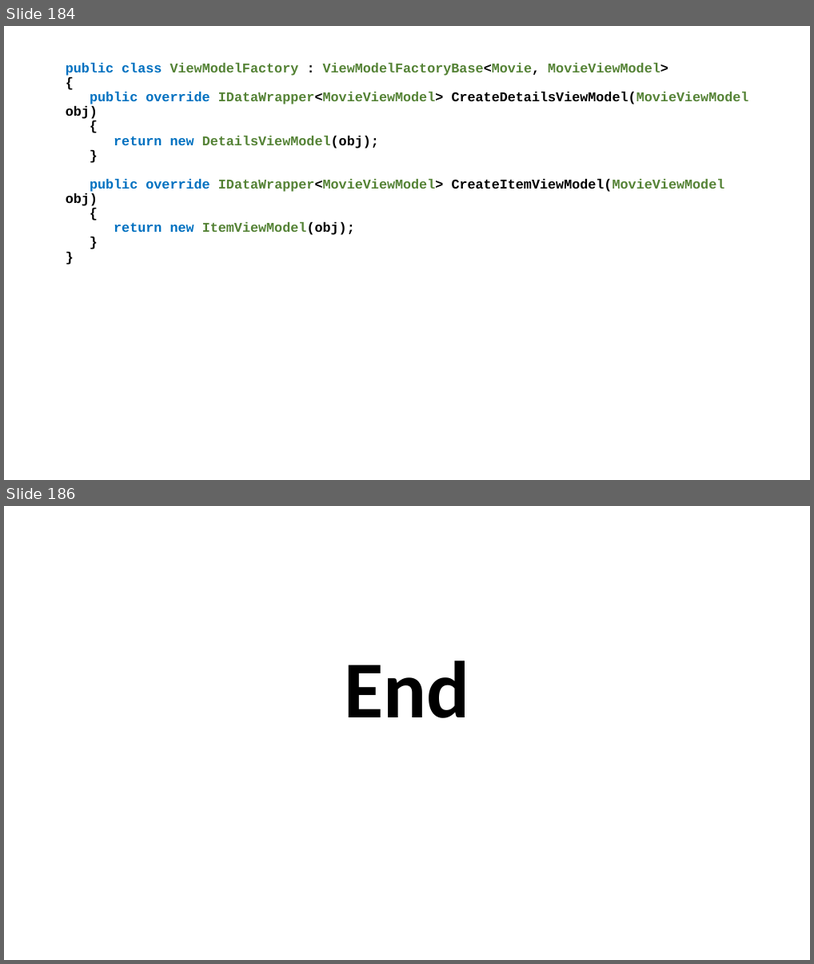
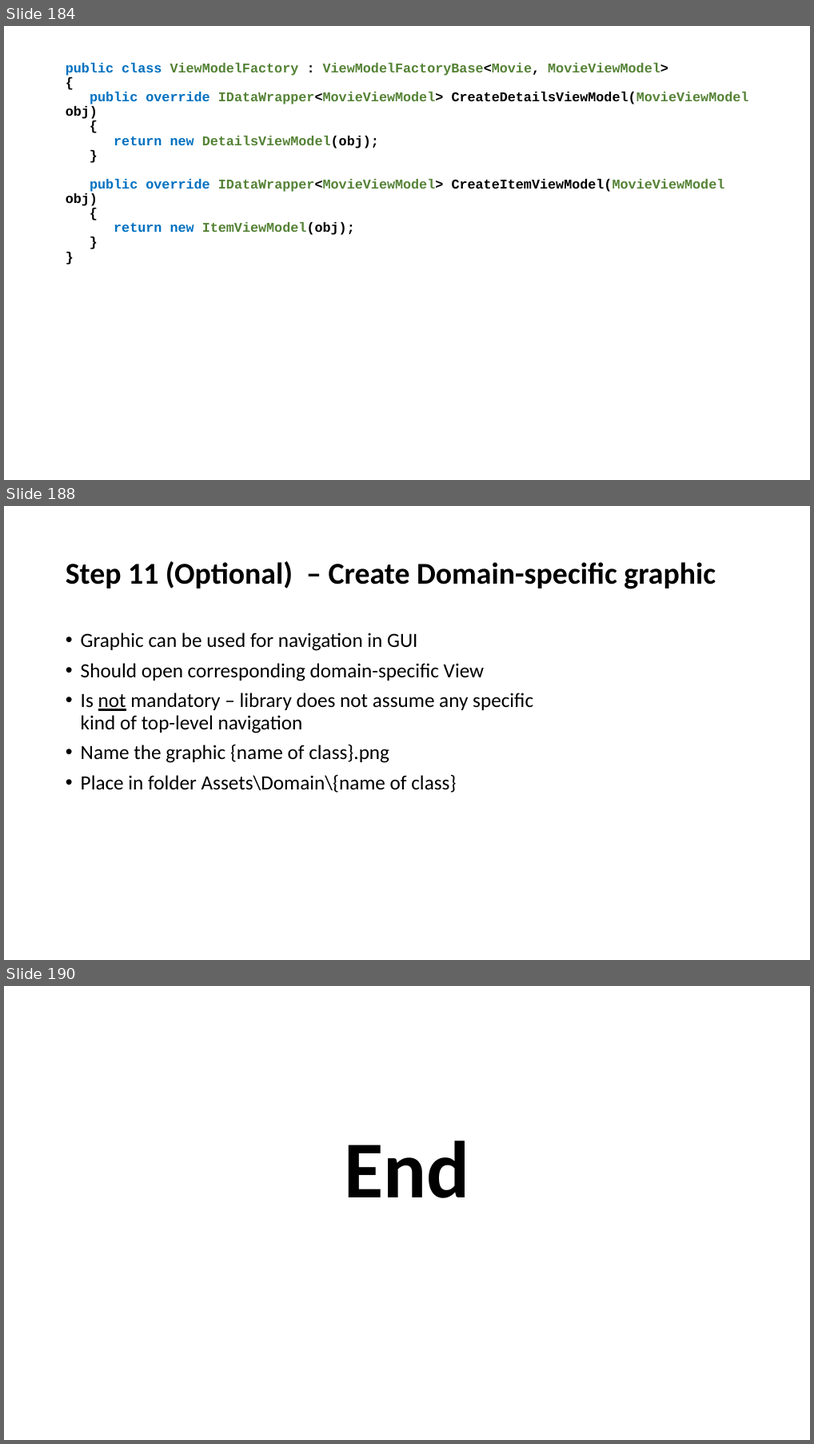
Before and after one commit to perl-easj/Teaching-materials, a slide deck: CSharpProgramming/Presentations/MVVMStarter Class Library.pptx. Shown one above the other, each under a label of ours: slides 184 and 186 before the commit, slides 184, 188 and 190 after it; the slides between them are not shown. The pictures are 814x964 and 814x1444 pixels, drawn with LibreOffice and Linux fonts; fonts in the diff are those of the drawing. Boxes give left, top, right and bottom in pixels: in the first picture for what was removed or moved away, otherwise in the second. Text is boxed around its words. In the diff, an @@ line names an element or a change of style, - is before the commit and + after.

Commit message:
First complete version of MVVMStarter library presentation
First complete version of MVVMStarter library presentation

```diff
--- a/CSharpProgramming/Presentations/MVVMStarter Class Library.pptx
+++ b/CSharpProgramming/Presentations/MVVMStarter Class Library.pptx
@@ slide 188 added at box(4, 506, 810, 960), background #FFFFFF @@
@@ title added at box(66, 561, 716, 589), 36 pt, text #000000, bold @@
+Step 11 (Optional) – Create Domain-specific graphic
@@ text added at box(81, 632, 534, 792), 24 pt, text #000000 @@
+• Graphic can be used for navigation in GUI
+• Should open corresponding domain-specific View
+• Is not mandatory – library does not assume any specific kind of top-level navigation
+• Name the graphic {name of class}.png
+• Place in folder Assets\Domain\{name of class}
@@ what was slide 186 is now slide 190 @@
```
Also in this commit, not shown: 1 slide changed, 3 other slides added.
